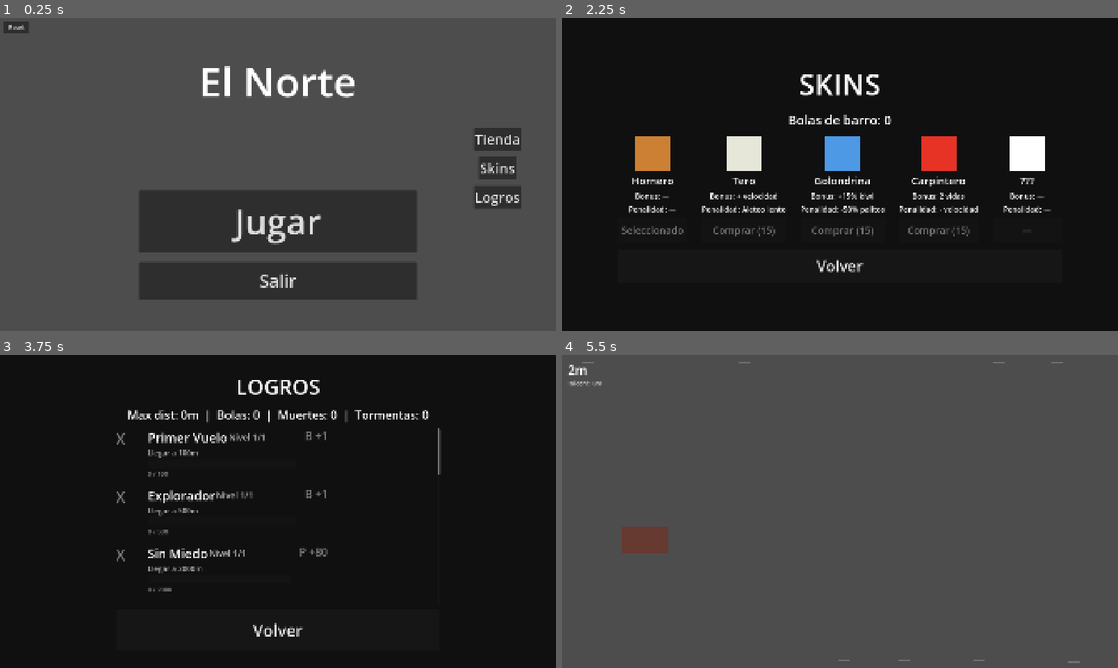
Above: before the commit, frames 1-4 (two rows, left to right).
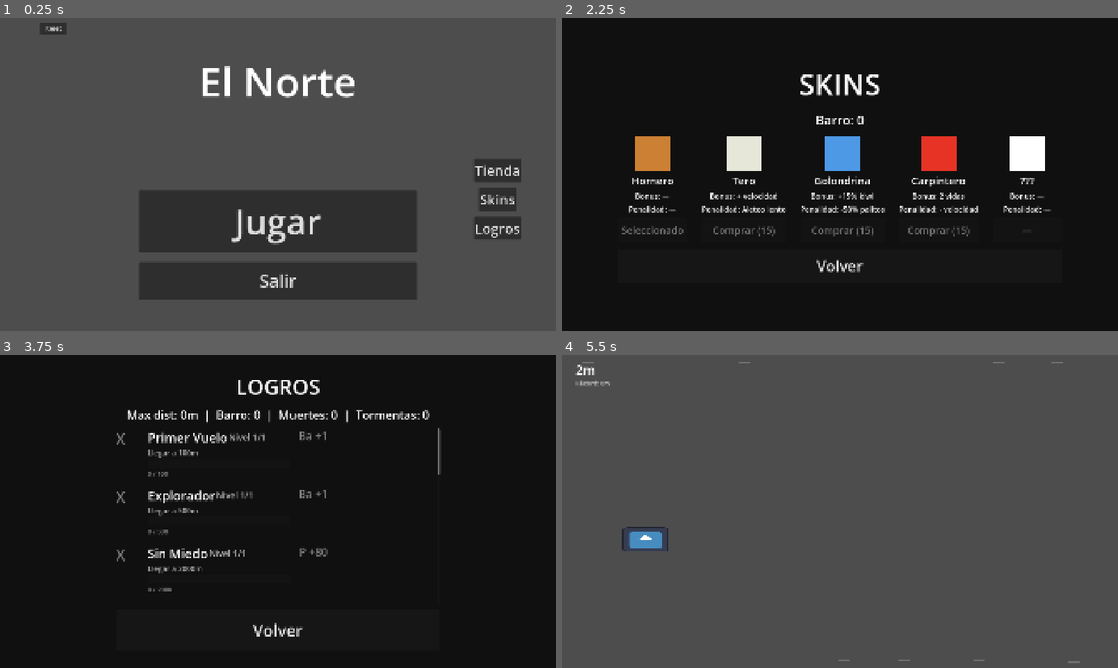
Above: after the commit, the same moments.

Repository: TomasMoreno21/El-Norte
Game: Godot game, scene res://scenes/menu/menu.tscn
Two runs of this game, one before a commit and one after it. Both use one fixed random seed, a clock stepped at 60 frames per second and the inputs below. The engine's default icon, where the game draws it, is replaced by a stand-in: a white triangle on a blue panel in a dark square.
Inputs:
- Up to frame 1 (0.25 s): no input
- Up to frame 2 (2.25 s): click "Tienda" at 0.5 s; click "Volver" at 1.25 s; click "Skins" at 2 s
- Up to frame 3 (3.75 s): click "Volver" at 2.75 s; click "Logros" at 3.5 s
- Up to frame 4 (5.5 s): click "Volver" at 4.25 s; click "Jugar" at 5 s

The runs differ from the first frame. In frame 1, 2.1% of the frame differs, in the area x 0-94%, y 1-71%; in frame 2, 0.3%; in frame 3, 0.8%; in frame 4, 0.9%.

Commit message:
2/6/2026 - Curva dificultad acortada, kiwi por tiempo, eliminada precognicion, textos tienda cortos, popups mas grandes, botones menu abajo, añadidos AGENTS.md y MEMORY.md

Diff:
--- a/scenes/achievements/achievements.gd
+++ b/scenes/achievements/achievements.gd
@@ -8,7 +8,7 @@
 func _update_stats() -> void:
 	var s := DataManager
 	$Bg/VBoxContainer/Estadisticas.text = (
-		"Max dist: %dm  |  Bolas: %d  |  Muertes: %d  |  Tormentas: %d"
+		"Max dist: %dm  |  Barro: %d  |  Muertes: %d  |  Tormentas: %d"
 		% [s.max_distance, s.bolas_total, s.deaths, s.storms_survived]
 	)
 
@@ -104,7 +104,7 @@
 		var reward := Label.new()
 		if not all_done and next_idx < total_levels:
 			var lv = a["levels"][next_idx]
-			var rtype: String = "B" if lv["reward_type"] == "bolas" else "P"
+			var rtype: String = "Ba" if lv["reward_type"] == "bolas" else "P"
 			reward.text = "%s +%d" % [rtype, lv["reward_amount"]]
 		else:
 			reward.text = "---"
--- a/scenes/data_manager/data_manager.gd
+++ b/scenes/data_manager/data_manager.gd
@@ -39,9 +39,9 @@
 		{ "target": 2000, "desc": "Llegar a 2000m", "reward_type": "palitos", "reward_amount": 80 },
 	]},
 	"collector": { "name": "Coleccionista", "cond": "bolas_total", "idx": 3, "levels": [
-		{ "target": 3, "desc": "3 bolas total", "reward_type": "bolas", "reward_amount": 1 },
-		{ "target": 5, "desc": "5 bolas total", "reward_type": "bolas", "reward_amount": 2 },
-		{ "target": 10, "desc": "10 bolas total", "reward_type": "bolas", "reward_amount": 3 },
+		{ "target": 3, "desc": "3 barro total", "reward_type": "bolas", "reward_amount": 1 },
+		{ "target": 5, "desc": "5 barro total", "reward_type": "bolas", "reward_amount": 2 },
+		{ "target": 10, "desc": "10 barro total", "reward_type": "bolas", "reward_amount": 3 },
 	]},
 	"persistent": { "name": "Persistente", "cond": "deaths", "idx": 4, "levels": [
 		{ "target": 20, "desc": "Morir 20 veces", "reward_type": "palitos", "reward_amount": 30 },
@@ -269,24 +269,24 @@
 
 	var bg := ColorRect.new()
 	bg.color = Color(0.05, 0.05, 0.05, 0.85)
-	bg.size = Vector2(280, 72)
+	bg.size = Vector2(350, 88)
 	bg.position = Vector2(16, 16)
 	bg.mouse_filter = Control.MOUSE_FILTER_PASS
 
 	var name_lbl := Label.new()
 	name_lbl.text = info["name"]
-	name_lbl.add_theme_font_size_override("font_size", 24)
+	name_lbl.add_theme_font_size_override("font_size", 28)
 	name_lbl.add_theme_color_override("font_color", Color(1, 0.85, 0.2))
 	name_lbl.position = Vector2(0, 6)
-	name_lbl.size = Vector2(280, 30)
+	name_lbl.size = Vector2(350, 34)
 	name_lbl.horizontal_alignment = HORIZONTAL_ALIGNMENT_CENTER
 
 	var desc_lbl := Label.new()
 	desc_lbl.text = info["desc"]
-	desc_lbl.add_theme_font_size_override("font_size", 16)
+	desc_lbl.add_theme_font_size_override("font_size", 20)
 	desc_lbl.add_theme_color_override("font_color", Color(0.7, 0.7, 0.7))
-	desc_lbl.position = Vector2(0, 38)
-	desc_lbl.size = Vector2(280, 26)
+	desc_lbl.position = Vector2(0, 46)
+	desc_lbl.size = Vector2(350, 32)
 	desc_lbl.horizontal_alignment = HORIZONTAL_ALIGNMENT_CENTER
 
 	bg.add_child(name_lbl)
--- a/scenes/death_screen/death_screen.gd
+++ b/scenes/death_screen/death_screen.gd
@@ -4,12 +4,13 @@
 	$ColorRect/VBoxContainer/RestartButton.pressed.connect(_on_restart)
 	$ColorRect/VBoxContainer/MenuButton.pressed.connect(_on_menu)
 
-func show_screen(distance: int) -> void:
+func show_screen(distance: int, storms: int = 0, bolas: int = 0, kiwis: int = 0) -> void:
 	var palitos := DataManager.calculate_palitos_earned(distance)
 	DataManager.add_palitos(palitos)
 
 	$ColorRect/VBoxContainer/DistanceLabel.text = "%dm" % distance
 	$ColorRect/VBoxContainer/PalitosLabel.text = "Palitos: +%d  (Total: %d)" % [palitos, DataManager.palitos_balance]
+	$ColorRect/VBoxContainer/StatsLabel.text = "Tormentas: %d  |  Barro: %d  |  Kiwis: %d" % [storms, bolas, kiwis]
 	visible = true
 	get_tree().paused = true
 
--- a/scenes/death_screen/death_screen.tscn
+++ b/scenes/death_screen/death_screen.tscn
@@ -40,6 +40,12 @@
 text = "Palitos: +0"
 horizontal_alignment = 1
 
+[node name="StatsLabel" type="Label" parent="ColorRect/VBoxContainer"]
+layout_mode = 2
+theme_override_font_sizes/font_size = 28
+text = ""
+horizontal_alignment = 1
+
 [node name="RestartButton" type="Button" parent="ColorRect/VBoxContainer" unique_id=1332674319]
 custom_minimum_size = Vector2(0, 80)
 layout_mode = 2
--- a/scenes/hud/hud.gd
+++ b/scenes/hud/hud.gd
@@ -14,20 +14,18 @@
 	max_dist_label.text = "Récord: %dm" % DataManager.max_distance
 
 func update_bolas(amount: int) -> void:
-	bolas_label.text = "Bolas: %d" % amount
+	bolas_label.text = "Barro: %d" % amount
 
-func update_powerups(shield_remaining: float, turbo_remaining: float, x2: bool, x2p: float = 0.0, precog: float = 0.0) -> void:
+func update_powerups(shield_remaining: float, turbo_remaining: float, x2: bool, x2p: float = 0.0) -> void:
 	var parts := []
 	if shield_remaining > 0:
 		parts.append("Escudo: %.1fs" % shield_remaining)
 	if turbo_remaining > 0:
 		parts.append("Turbo: %.1fs" % turbo_remaining)
 	if x2:
-		parts.append("x2 Bolas")
+		parts.append("x2 Barro")
 	if x2p > 0:
 		parts.append("x2 Palitos: %.1fs" % x2p)
-	if precog > 0:
-		parts.append("Precog: %.1fs" % precog)
 	powerup_label.text = "  ".join(parts)
 
 func show_storm(active: bool) -> void:
@@ -36,24 +34,23 @@
 func show_achievement_popup(logro: Dictionary) -> void:
 	var bg := ColorRect.new()
 	bg.color = Color(0.05, 0.05, 0.05, 0.85)
-	bg.size = Vector2(280, 72)
-	bg.position = Vector2(16, get_viewport().get_visible_rect().size.y - 96)
-	bg.mouse_filter = Control.MOUSE_FILTER_PASS
+	bg.size = Vector2(350, 88)
+	bg.position = Vector2(16, get_viewport().get_visible_rect().size.y - 120)
 
 	var name_lbl := Label.new()
 	name_lbl.text = logro["name"]
-	name_lbl.add_theme_font_size_override("font_size", 24)
+	name_lbl.add_theme_font_size_override("font_size", 28)
 	name_lbl.add_theme_color_override("font_color", Color(1, 0.85, 0.2))
 	name_lbl.position = Vector2(0, 6)
-	name_lbl.size = Vector2(280, 30)
+	name_lbl.size = Vector2(350, 34)
 	name_lbl.horizontal_alignment = HORIZONTAL_ALIGNMENT_CENTER
 
 	var desc_lbl := Label.new()
 	desc_lbl.text = logro["desc"]
-	desc_lbl.add_theme_font_size_override("font_size", 16)
+	desc_lbl.add_theme_font_size_override("font_size", 20)
 	desc_lbl.add_theme_color_override("font_color", Color(0.7, 0.7, 0.7))
-	desc_lbl.position = Vector2(0, 38)
-	desc_lbl.size = Vector2(280, 26)
+	desc_lbl.position = Vector2(0, 46)
+	desc_lbl.size = Vector2(350, 32)
 	desc_lbl.horizontal_alignment = HORIZONTAL_ALIGNMENT_CENTER
 
 	bg.add_child(name_lbl)
--- a/scenes/hud/hud.tscn
+++ b/scenes/hud/hud.tscn
@@ -7,17 +7,17 @@
 script = ExtResource("1")
 
 [node name="DistanceLabel" type="Label" parent="." unique_id=1284354127]
-offset_left = 20.0
+offset_left = 47.0
 offset_top = 20.0
-offset_right = 200.0
-offset_bottom = 65.0
+offset_right = 227.0
+offset_bottom = 81.0
 theme_override_font_sizes/font_size = 44
 text = "0m"
 
 [node name="MaxDistLabel" type="Label" parent="." unique_id=320463290]
-offset_left = 20.0
+offset_left = 47.0
 offset_top = 82.0
-offset_right = 200.0
+offset_right = 227.0
 offset_bottom = 113.0
 theme_override_colors/font_color = Color(0.7919991, 0.79199916, 0.7919991, 1)
 theme_override_font_sizes/font_size = 22
--- /dev/null
+++ b/scenes/kiwi/calandria.tscn
@@ -0,0 +1,15 @@
+[gd_scene format=3 uid="uid://bkyyygnbejaqt"]
+
+[ext_resource type="Script" path="res://scenes/calandria/calandria.gd" id="1_1q0ol"]
+
+[sub_resource type="RectangleShape2D" id="RectShape1"]
+size = Vector2(54, 54)
+
+[node name="Calandria" type="Area2D" unique_id=1649251695]
+collision_layer = 4
+script = ExtResource("1_1q0ol")
+
+[node name="Sprite" type="Sprite2D" parent="." unique_id=1332577324]
+
+[node name="CollisionShape2D" type="CollisionShape2D" parent="." unique_id=690155904]
+shape = SubResource("RectShape1")
--- a/scenes/kiwi/choice_menu.gd
+++ b/scenes/kiwi/choice_menu.gd
@@ -5,13 +5,12 @@
 const ALL_POWERUPS := [
 	{ "text": "Escudo 4s", "type": "shield" },
 	{ "text": "Turbo 5s", "type": "turbo" },
-	{ "text": "x2 Bolas", "type": "x2_bolas" },
+	{ "text": "x2 Barro", "type": "x2_bolas" },
 	{ "text": "Miniatura 3s", "type": "miniatura" },
 	{ "text": "x2 Palitos 4s", "type": "x2_palitos" },
-	{ "text": "Precognición 5s", "type": "precognicion" },
 ]
 
-const TRATO_POWERUP := { "text": "Bola extra", "type": "bola_extra" }
+const TRATO_POWERUP := { "text": "Barro extra", "type": "bola_extra" }
 
 func _ready() -> void:
 	var pool := ALL_POWERUPS.duplicate()
--- a/scenes/main/main.gd
+++ b/scenes/main/main.gd
@@ -8,7 +8,7 @@
 
 var distance := 0.0
 var difficulty_dist := 0.0
-var last_kiwi_distance := 0.0
+var kiwi_cooldown_timer := 0.0
 var shield_active := false
 var turbo_active := false
 var shield_start_time := 0.0
@@ -29,11 +29,11 @@
 var last_calma_distance := 0.0
 var last_check_dist := 0
 var storms_in_run := 0
+var run_bolas := 0
+var run_kiwis := 0
 var x2_palitos_active := false
 var x2_palitos_start_time := 0.0
 var x2_bolas_active := false
-var precognition_active := false
-var precognition_start_time := 0.0
 var miniatura_active := false
 var miniatura_start_time := 0.0
 
@@ -42,9 +42,8 @@
 const MAX_INTERVAL := 1.6
 const MIN_INTERVAL := 0.5
 const PIXEL_TO_METER := 60.0
-const KIWI_MIN_DIST := 400.0
-const KIWI_MAX_DIST := 1200.0
-const KIWI_BASE_CHANCE := 0.15
+const KIWI_COOLDOWN := 20.0
+const KIWI_SPAWN_CHANCE := 0.08
 const STORM_INTERVAL := 500.0
 const STORM_DURATION := 4.0
 const STORM_SPEED_BOOST := 1.6
@@ -72,13 +71,13 @@
 const SHAKE_DECAY := 4.0
 
 func get_speed(dist: float) -> float:
-	var s: float = min(MIN_SPEED + dist * 0.5, MAX_SPEED)
+	var s: float = min(MIN_SPEED + dist * 0.6, MAX_SPEED)
 	if in_storm:
 		s *= STORM_SPEED_BOOST
 	return s
 
 func get_spawn_interval(dist: float) -> float:
-	var i: float = max(MAX_INTERVAL - dist * 0.0009, MIN_INTERVAL)
+	var i: float = max(MAX_INTERVAL - dist * 0.0012, MIN_INTERVAL)
 	if in_storm:
 		i *= STORM_INTERVAL_FACTOR
 	return i
@@ -93,6 +92,9 @@
 	var mods := DataManager.get_bird_modifiers()
 	bird_speed_mult = mods["speed_mult"]
 	bird_kiwi_bonus = mods["kiwi_bonus"]
+	storms_in_run = 0
+	run_bolas = 0
+	run_kiwis = 0
 	camera.zoom = Vector2(1.2, 1.2)
 	if turbo_effect_scene:
 		turbo_effect = turbo_effect_scene.instantiate()
@@ -155,7 +157,7 @@
 	DataManager.max_distance = max(DataManager.max_distance, int(distance))
 	var nuevos := DataManager.check_achievements({ "distance": int(distance), "storms_in_run": storms_in_run })
 	_show_popups(nuevos)
-	death_screen.show_screen(int(distance))
+	death_screen.show_screen(int(distance), storms_in_run, run_bolas, run_kiwis)
 
 func _process(delta: float) -> void:
 	if not player.alive:
@@ -177,6 +179,8 @@
 		last_calma_distance = distance
 		if randf() < CALMA_CHANCE:
 			start_calma()
+
+	kiwi_cooldown_timer += delta
 
 	var current_speed := get_speed(difficulty_dist)
 	var speed_bonus := 1.0 + DataManager.get_upgrade_level("speed") * 0.05
@@ -187,7 +191,6 @@
 	var shield_remaining := 0.0
 	var turbo_remaining := 0.0
 	var x2p_remaining := 0.0
-	var precog_remaining := 0.0
 	var mini_remaining := 0.0
 
 	if rafaga_active:
@@ -235,12 +238,6 @@
 		else:
 			palitos_dist_mult = 2.0
 
-	if precognition_active:
-		precog_remaining = 5.0 - (now - precognition_start_time) / 1000.0
-		if precog_remaining <= 0:
-			precognition_active = false
-			precog_remaining = 0.0
-
 	if miniatura_active:
 		mini_remaining = 3.0 - (now - miniatura_start_time) / 1000.0
 		if mini_remaining <= 0:
@@ -257,7 +254,7 @@
 		last_check_dist = curr_dist
 		var nuevos := DataManager.check_achievements({ "distance": curr_dist })
 		_show_popups(nuevos)
-	hud.update_powerups(shield_remaining, turbo_remaining, x2_bolas_active, x2p_remaining, precog_remaining)
+	hud.update_powerups(shield_remaining, turbo_remaining, x2_bolas_active, x2p_remaining)
 	hud.show_storm(in_storm)
 	var turbo_spawn_mult := TURBO_SPAWN_MULT if turbo_active else 1.0
 	spawn_timer.wait_time = get_spawn_interval(difficulty_dist) * turbo_spawn_mult
@@ -282,19 +279,15 @@
 	if not obstacle_scene or not player.alive or calma_active:
 		return
 
-	var kiwi_extra := DataManager.get_upgrade_level("kiwi") * 0.05
-	var kiwi_dist := distance - last_kiwi_distance
-	if kiwi_scene and kiwi_dist >= KIWI_MIN_DIST:
-		var t := clampf((kiwi_dist - KIWI_MIN_DIST) / (KIWI_MAX_DIST - KIWI_MIN_DIST), 0.0, 1.0)
-		var prob := KIWI_BASE_CHANCE + (1.0 - KIWI_BASE_CHANCE) * t
-		prob += bird_kiwi_bonus + kiwi_extra
+	if kiwi_scene and kiwi_cooldown_timer >= KIWI_COOLDOWN:
+		var prob := KIWI_SPAWN_CHANCE + bird_kiwi_bonus + DataManager.get_upgrade_level("kiwi") * 0.02
 		if randf() < prob:
 			var kiwi := kiwi_scene.instantiate()
 			kiwi.speed = get_speed(difficulty_dist)
 			kiwi.position = Vector2(2100, randf_range(260, 820))
 			kiwi.collected.connect(_on_kiwi_collected)
 			add_child(kiwi)
-			last_kiwi_distance = distance
+			kiwi_cooldown_timer = 0.0
 			return
 
 	var turbo_obs_speed := TURBO_OBSTACLE_SPEED if turbo_active else 1.0
@@ -304,8 +297,6 @@
 	obstacle.shape_type = randi() % 3
 	obstacle.move_type = 0 if randf() < 0.7 else 1
 	obstacle.position = Vector2(2100, randf_range(160, 920))
-	if precognition_active:
-		obstacle.ghost_time = 0.5
 	obstacle.add_to_group("obstacle")
 	add_child(obstacle)
 
@@ -315,12 +306,11 @@
 		obs2.shape_type = randi() % 3
 		obs2.move_type = 0 if randf() < 0.7 else 1
 		obs2.position = Vector2(2100, randf_range(160, 920))
-		if precognition_active:
-			obs2.ghost_time = 0.5
 		obs2.add_to_group("obstacle")
 		add_child(obs2)
 
 func _on_kiwi_collected() -> void:
+	run_kiwis += 1
 	var menu := choice_menu_scene.instantiate()
 	menu.power_up_selected.connect(_on_power_up_selected)
 	add_child(menu)
@@ -345,13 +335,11 @@
 			x2_bolas_active = true
 		"bola_extra":
 			DataManager.add_bolas(1)
+			run_bolas += 1
 			hud.update_bolas(DataManager.bolas_balance)
 		"x2_palitos":
 			x2_palitos_active = true
 			x2_palitos_start_time = Time.get_ticks_msec()
-		"precognicion":
-			precognition_active = true
-			precognition_start_time = Time.get_ticks_msec()
 		"miniatura":
 			miniatura_active = true
 			miniatura_start_time = Time.get_ticks_msec()
@@ -372,6 +360,7 @@
 func _on_bola_collected() -> void:
 	var amount := 2 if x2_bolas_active else 1
 	DataManager.add_bolas(amount)
+	run_bolas += amount
 	var nuevos := DataManager.check_achievements({})
 	_show_popups(nuevos)
 	hud.update_bolas(DataManager.bolas_balance)
--- a/scenes/menu/menu.tscn
+++ b/scenes/menu/menu.tscn
@@ -14,7 +14,7 @@
 [node name="RightBox" type="VBoxContainer" parent="." unique_id=613829369]
 layout_mode = 0
 anchor_left = 0.8
-anchor_top = 0.35
+anchor_top = 0.45
 anchor_right = 1.0
 anchor_bottom = 0.75
 offset_left = 20.0
@@ -62,16 +62,15 @@
 
 [node name="ResetButton" type="Button" parent="." unique_id=2104571763]
 layout_mode = 0
-offset_left = 12.0
-offset_top = 12.0
-offset_right = 100.0
-offset_bottom = 52.0
+offset_left = 140.0
+offset_top = 16.0
+offset_right = 228.0
+offset_bottom = 56.0
 theme_override_font_sizes/font_size = 20
 text = "Reset"
 
 [node name="Label" type="Label" parent="." unique_id=1109512196]
 layout_mode = 0
-anchors_preset = 8
 anchor_left = 0.5
 anchor_top = 0.15
 anchor_right = 0.5
--- a/scenes/player/player.tscn
+++ b/scenes/player/player.tscn
@@ -1,7 +1,7 @@
 [gd_scene format=3 uid="uid://b8bhvtt58d3rn"]
 
 [ext_resource type="Script" uid="uid://4asg7vrcxvei" path="res://scenes/player/player.gd" id="1"]
-[ext_resource type="Texture2D" uid="uid://sn4etuunavbb" path="res://Sprites/Hornero prueba.png" id="2_dovo2"]
+[ext_resource type="Texture2D" uid="uid://d1i6dl3f4s8v" path="res://icon.svg" id="2_dovo2"]
 
 [sub_resource type="RectangleShape2D" id="RectShape1"]
 size = Vector2(137, 73)
@@ -13,9 +13,7 @@
 [node name="Sprite2D" type="Sprite2D" parent="." unique_id=1387139343]
 position = Vector2(0.4999962, 9.536743e-07)
 scale = Vector2(1.0546875, 0.5625)
+texture = ExtResource("2_dovo2")
 
 [node name="CollisionShape2D" type="CollisionShape2D" parent="." unique_id=2047804766]
 shape = SubResource("RectShape1")
-
-[node name="HorneroPrueba" type="Sprite2D" parent="." unique_id=441123289]
-texture = ExtResource("2_dovo2")
--- a/scenes/shop/shop.gd
+++ b/scenes/shop/shop.gd
@@ -1,11 +1,11 @@
 extends CanvasLayer
 
 const UPGRADE_DATA := [
-	{ "key": "speed", "name": "Velocidad +5%", "base_cost": 30 },
-	{ "key": "kiwi", "name": "Kiwi +5%", "base_cost": 25 },
-	{ "key": "palitos_base", "name": "Palitos +1 c/10m", "base_cost": 40 },
-	{ "key": "shield_duration", "name": "Escudo +0.2s", "base_cost": 30 },
-	{ "key": "turbo_duration", "name": "Turbo +0.2s", "base_cost": 30 },
+	{ "key": "speed", "name": "+Velocidad", "base_cost": 30 },
+	{ "key": "kiwi", "name": "+Kiwi", "base_cost": 25 },
+	{ "key": "palitos_base", "name": "+Palitos", "base_cost": 40 },
+	{ "key": "shield_duration", "name": "+Escudo", "base_cost": 30 },
+	{ "key": "turbo_duration", "name": "+Turbo", "base_cost": 30 },
 ]
 
 func _ready() -> void:
@@ -24,11 +24,12 @@
 	for u in UPGRADE_DATA:
 		var level := DataManager.get_upgrade_level(u.key)
 		var max_lv: int = DataManager.UPGRADE_MAX_LEVEL.get(u.key, DataManager.MAX_LEVEL)
-		var row := CenterContainer.new()
+		var row := HBoxContainer.new()
 		row.custom_minimum_size = Vector2(0, 120)
 
-		var hbox := HBoxContainer.new()
-		hbox.add_theme_constant_override("separation", 60)
+		var spacer := Control.new()
+		spacer.custom_minimum_size = Vector2(100, 0)
+		row.add_child(spacer)
 
 		var name_label := Label.new()
 		name_label.text = u.name
@@ -54,10 +55,11 @@
 			buy_btn.disabled = DataManager.palitos_balance < cost
 			buy_btn.pressed.connect(_buy.bind(u.key))
 
-		hbox.add_child(name_label)
-		hbox.add_child(level_label)
-		hbox.add_child(buy_btn)
-		row.add_child(hbox)
+		row.add_theme_constant_override("separation", 60)
+
+		row.add_child(name_label)
+		row.add_child(level_label)
+		row.add_child(buy_btn)
 		list.add_child(row)
 
 		_update_balance()
--- a/scenes/skins/skins.gd
+++ b/scenes/skins/skins.gd
@@ -13,7 +13,7 @@
 	_populate_birds()
 
 func _update_balance() -> void:
-	$Bg/VBoxContainer/BolasLabel.text = "Bolas de barro: %d" % DataManager.bolas_balance
+	$Bg/VBoxContainer/BolasLabel.text = "Barro: %d" % DataManager.bolas_balance
 
 func _populate_birds() -> void:
 	var list := $Bg/VBoxContainer/CenterContainer/BirdList
Not shown: 1 places in scenes/menu/menu.tscn that only renumber resources
Not shown, added: AGENTS.md
Not shown, added: MEMORY.md
